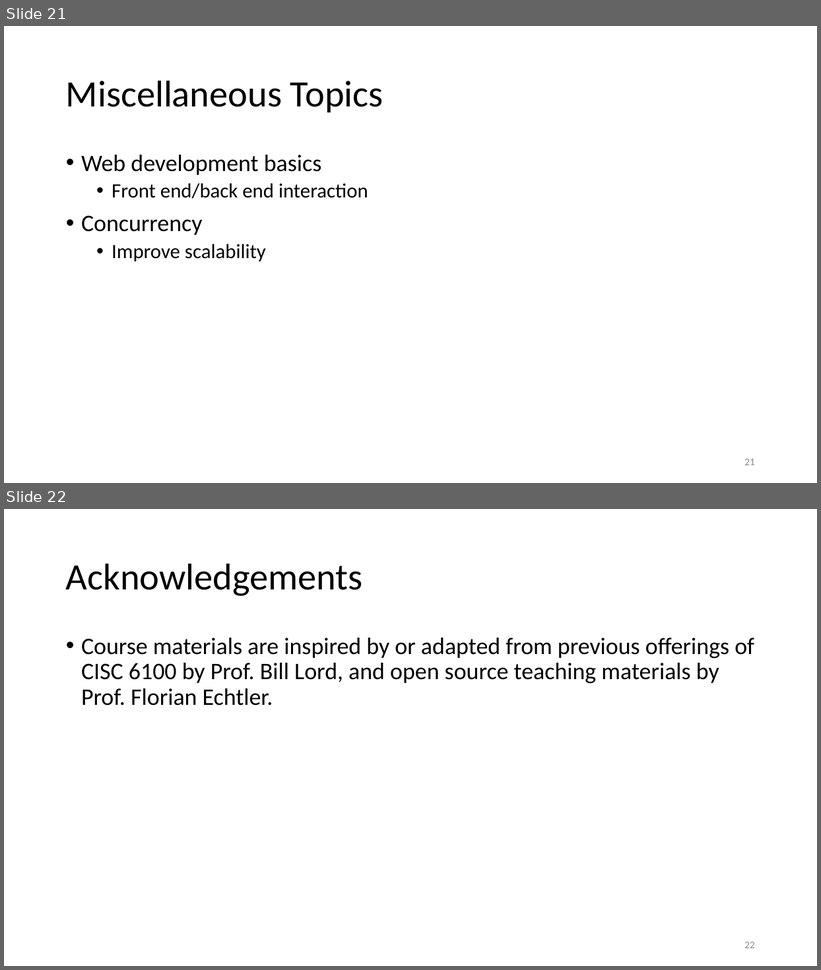
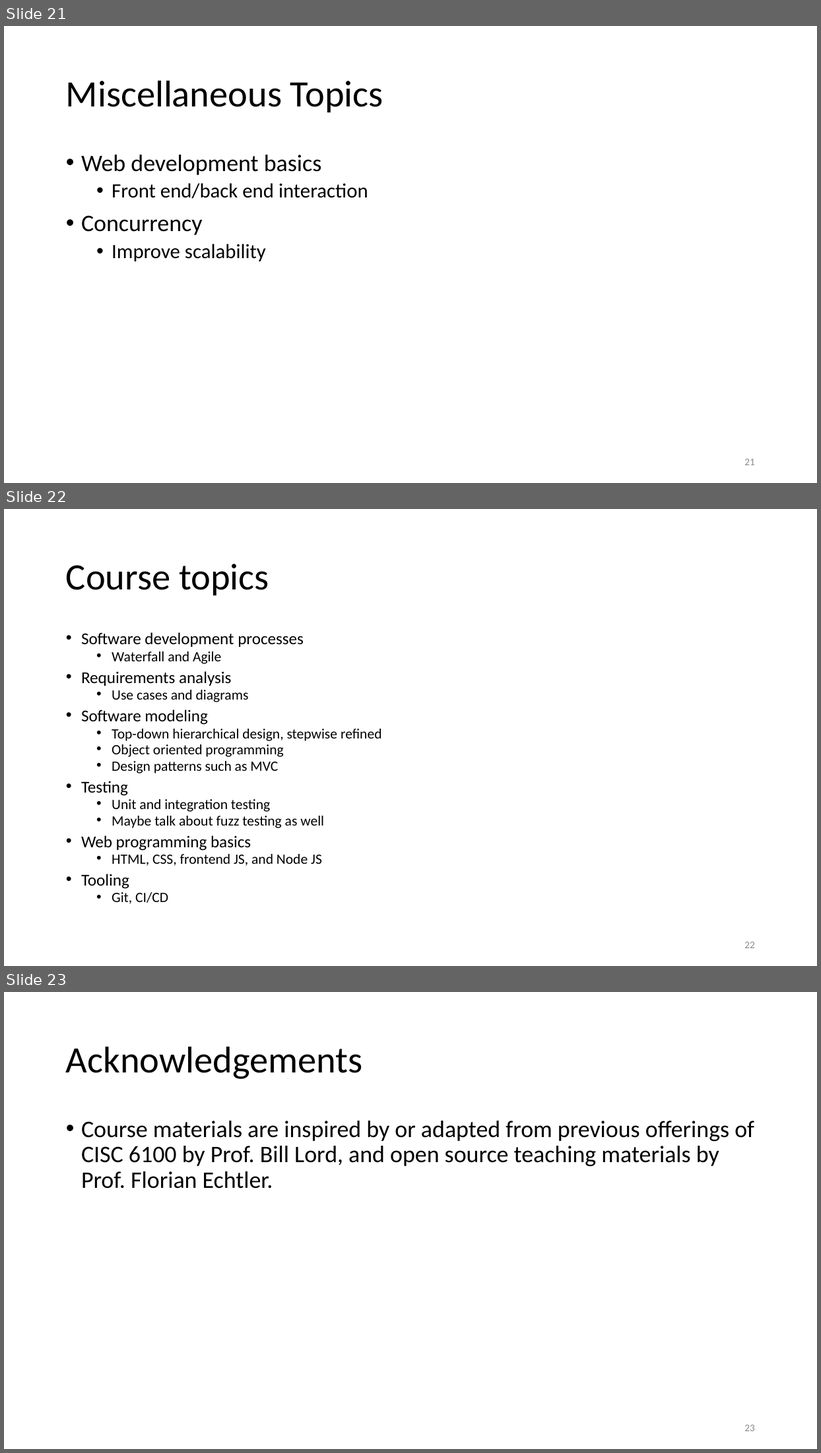
Before and after one commit to tongzhou80/cs6100, a slide deck: slides/Lecture1.pptx. Shown one above the other, each under a label of ours: slides 21 and 22 before the commit, slides 21, 22 and 23 after it. The pictures are 821x970 and 821x1453 pixels, drawn with LibreOffice and Linux fonts; fonts in the diff are those of the drawing; background and template pictures are left out. Boxes give left, top, right and bottom in pixels: in the first picture for what was removed or moved away, otherwise in the second. Text is boxed around its words. In the diff, an @@ line names an element or a change of style, - is before the commit and + after.

```diff
--- a/slides/Lecture1.pptx
+++ b/slides/Lecture1.pptx
@@ slide 22 added at (4,509,817,966), background #FFFFFF @@
@@ title added at (66,564,269,595), 44 pt, text #000000 @@
+Course topics
@@ text added at (81,632,382,904), 16.8 pt, text #000000 @@
+• Software development processes
+  • Waterfall and Agile
+• Requirements analysis
+  • Use cases and diagrams
+• Software modeling
+  • Top-down hierarchical design, stepwise refined
+  • Object oriented programming
+  • Design patterns such as MVC
+• Testing
+  • Unit and integration testing
+  • Maybe talk about fuzz testing as well
+• Web programming basics
+  • HTML, CSS, frontend JS, and Node JS
+• Tooling
+  • Git, CI/CD
@@ page number added at (745,942,755,949), 12 pt, text #8C8C8C @@
+22
@@ what was slide 22 is now slide 23 @@
@@ page number at (745,1425,755,1432): text changed @@
-22
+23
```
Also in this commit, not shown: 3 other files.
